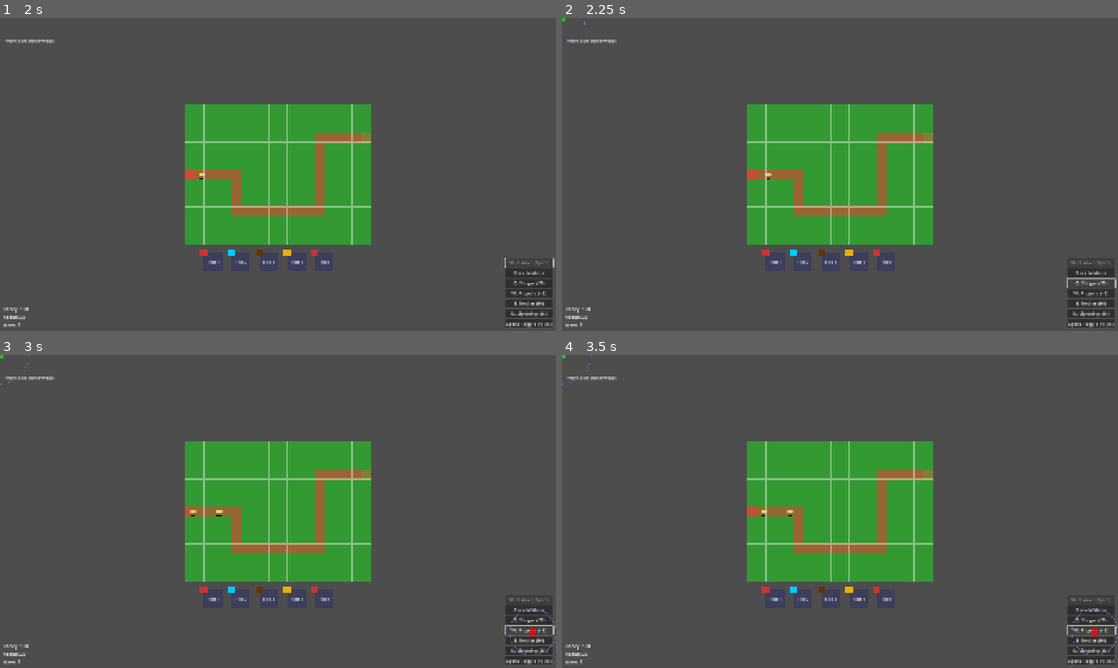
Above: before the commit, frames 1-4 (two rows, left to right).
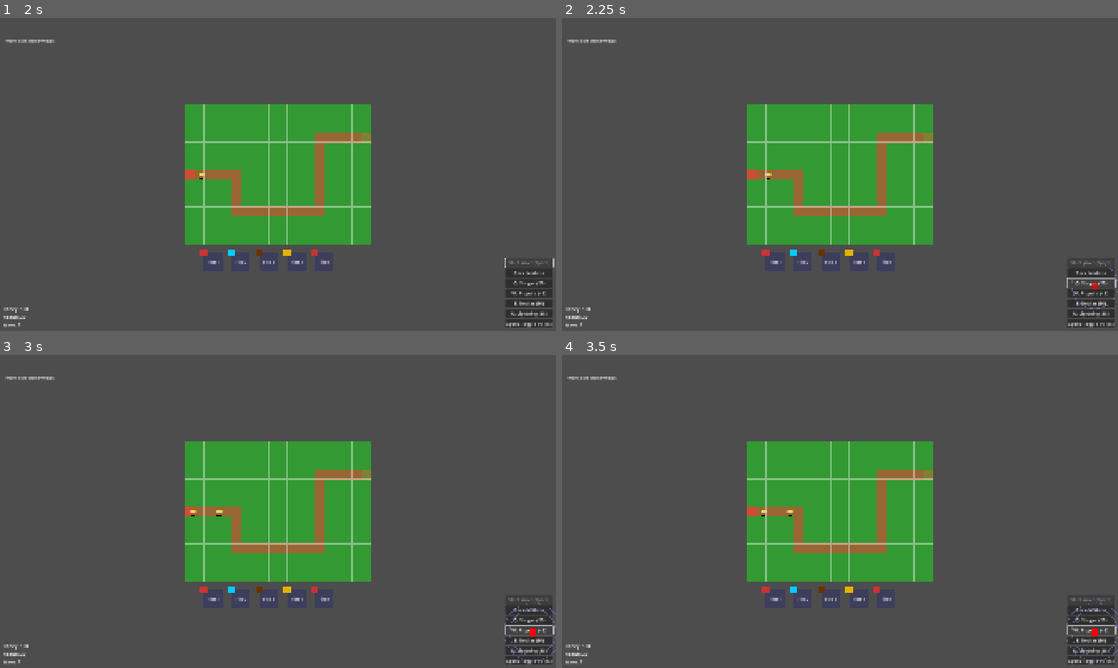
Above: after the commit, the same moments.

Repository: yagrima/bee-keeper-td
Game: Godot game, scene res://scenes/main/Main.tscn
Two runs of this game, one before a commit and one after it. Both use one fixed random seed, a clock stepped at 60 frames per second and the inputs below.
Inputs:
- Up to frame 1 (2 s): click "Play Tower Defense" at 0.5 s; click "Start Wave (Space)" at 1.25 s
- Up to frame 2 (2.25 s): click "Q: Stinger (20)" at 2 s
- Up to frame 3 (3 s): click "W: Propolis (45)" at 2.75 s
- Up to frame 4 (3.5 s): no input

Frame 1 is identical in both runs. In frame 2, less than 0.1% of the frame differs, in the area x 0-100%, y 0-94%; in frame 3, less than 0.1%, in the area x 0-100%, y 0-98%; in frame 4, less than 0.1%.

Commit message:
Fix tower preview positioning for hotkeys
PREVIEW POSITIONING FIX:
- Added immediate positioning in create_placement_preview()
- Preview now positioned at mouse cursor immediately after creation
- Fixed update_placement_preview() to use provided screen position
- Added debug logging for position tracking

TECHNICAL CHANGES:
- create_placement_preview(): Added update_placement_preview(get_global_mouse_position())
- update_placement_preview(): Use provided screen_pos or get_global_mouse_position()
- Added position logging for debugging
- Preview objects now spawn at mouse cursor instead of top-left corner

ISSUE RESOLVED:
- Hotkeys (Q/W/E/R) now spawn preview at mouse cursor
- Range indicator also positioned correctly
- Consistent behavior between button clicks and hotkeys
- Preview objects follow mouse immediately

This ensures that when pressing hotkeys, the tower preview and range indicator appear at the mouse cursor position instead of the top-left corner.

Diff:
--- a/scripts/TowerPlacer.gd
+++ b/scripts/TowerPlacer.gd
@@ -145,7 +145,10 @@
 	# Create range preview
 	create_range_preview()
 
-	print("Tower placement preview created in UI layer")
+	# IMMEDIATELY position at mouse cursor
+	update_placement_preview(get_global_mouse_position())
+
+	print("Tower placement preview created in UI layer and positioned at mouse")
 
 func create_range_preview():
 	if not show_range_preview:
@@ -181,8 +184,8 @@
 	if not placement_preview:
 		return
 
-	# Get mouse position (UI coordinates)
-	var mouse_pos = get_global_mouse_position()
+	# Use the provided screen position or get current mouse position
+	var mouse_pos = screen_pos if screen_pos != Vector2.ZERO else get_global_mouse_position()
 	var td_scene = get_parent()
 	var map_offset = td_scene.get_meta("map_offset", Vector2.ZERO)
 
@@ -193,6 +196,8 @@
 	# Place preview at UI position (with map offset)
 	var ui_pos = grid_pos + map_offset
 	placement_preview.global_position = ui_pos
+
+	print("Preview positioned at: mouse=%s, map=%s, grid=%s, ui=%s" % [mouse_pos, map_pos, grid_pos, ui_pos])
 
 	# Check if position is valid and if we have enough honey
 	var is_valid_position = is_valid_placement_position(grid_pos)
